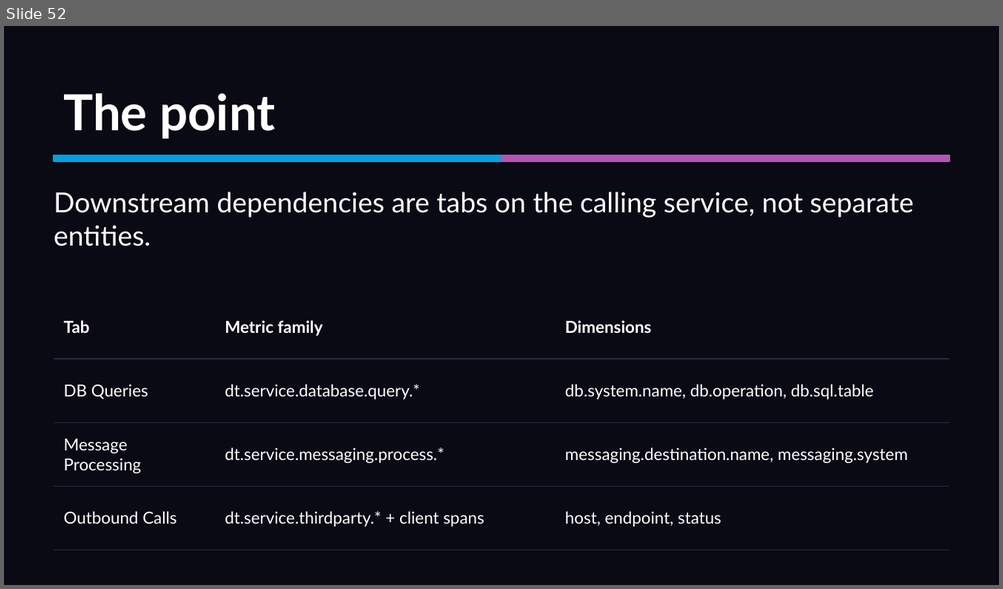
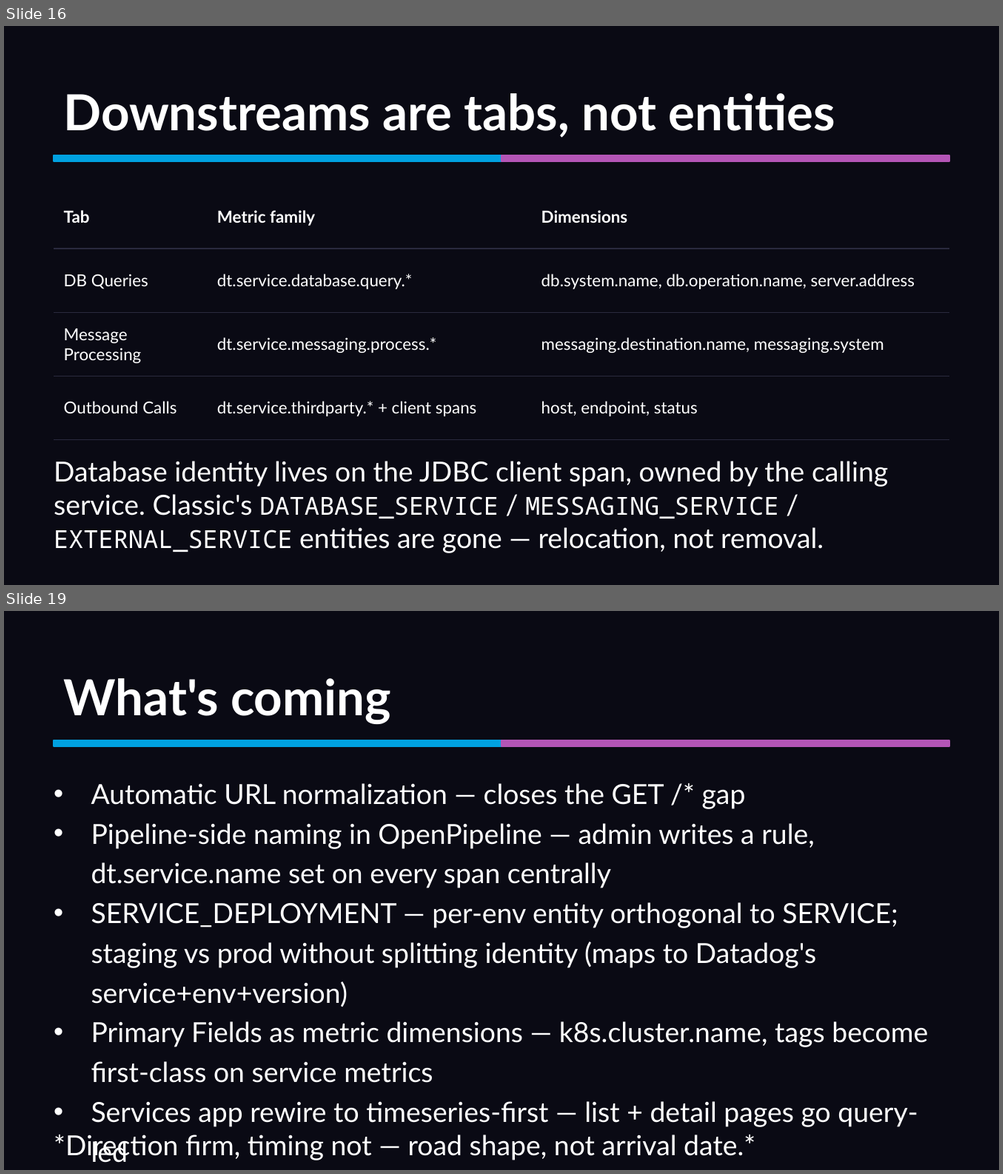
Before and after one commit to mreider/orders-demo, a slide deck: presentation/sdv2-presentation.pptx. Shown one above the other, each under a label of ours: slide 52 before the commit, slides 16 and 19 after it; the slides between them are not shown. The pictures are 1003x589 and 1003x1174 pixels, drawn with LibreOffice and Linux fonts; fonts in the diff are those of the drawing. Boxes give left, top, right and bottom in pixels: in the first picture for what was removed or moved away, otherwise in the second. Text is boxed around its words. In the diff, an @@ line names an element or a change of style, - is before the commit and + after.

```diff
--- a/presentation/sdv2-presentation.pptx
+++ b/presentation/sdv2-presentation.pptx
@@ slide 19 added at [4, 611, 999, 1170], background #0A0A14 @@
@@ text added at [63, 678, 391, 724], 36 pt, text #FFFFFF, bold @@
+What's coming
@@ rectangle added at [54, 741, 501, 746], fill #00A1E0, outline #00A1E0 1 pt @@
@@ rectangle added at [501, 741, 949, 746], fill #B455B6, outline #B455B6 1 pt @@
@@ text added at [91, 783, 928, 1128], 20 pt, text #FFFFFF @@
+• Automatic URL normalization — closes the GET /* gap
+• Pipeline-side naming in OpenPipeline — admin writes a rule, dt.service.name set on every span centrally
+• SERVICE_DEPLOYMENT — per-env entity orthogonal to SERVICE; staging vs prod without splitting identity (maps to Datadog's service+env+version)
+• Primary Fields as metric dimensions — k8s.cluster.name, tags become first-class on service metrics
+• Services app rewire to timeseries-first — list + detail pages go query-led
@@ text added at [54, 1135, 755, 1161], 20 pt, text #FFFFFF @@
+*Direction firm, timing not — road shape, not arrival date.*
@@ what was slide 52 is now slide 16 @@
@@ slide 16 changed as well @@
@@ text at [63, 93, 835, 138]: text changed @@
-The point
+Downstreams are tabs, not entities
@@ table at [54, 185, 949, 420] @@
-row 2, column 3: db.system.name, db.operation, db.sql.table
+row 2, column 3: db.system.name, db.operation.name, server.address
@@ table: place and size @@
-table at [54, 295, 949, 530]
+table at [54, 185, 949, 420]
@@ text removed at [54, 192, 913, 247] @@
-Downstream dependencies are tabs on the calling service, not separate entities.
@@ text added at [54, 461, 888, 554], 20 pt, text #FFFFFF @@
+Database identity lives on the JDBC client span, owned by the calling service. Classic's DATABASE_SERVICE / MESSAGING_SERVICE / EXTERNAL_SERVICE entities are gone — relocation, not removal.
```
Also in this commit, not shown: 5 other slides changed, 10 other slides added, 52 slides removed, 54 other files.
